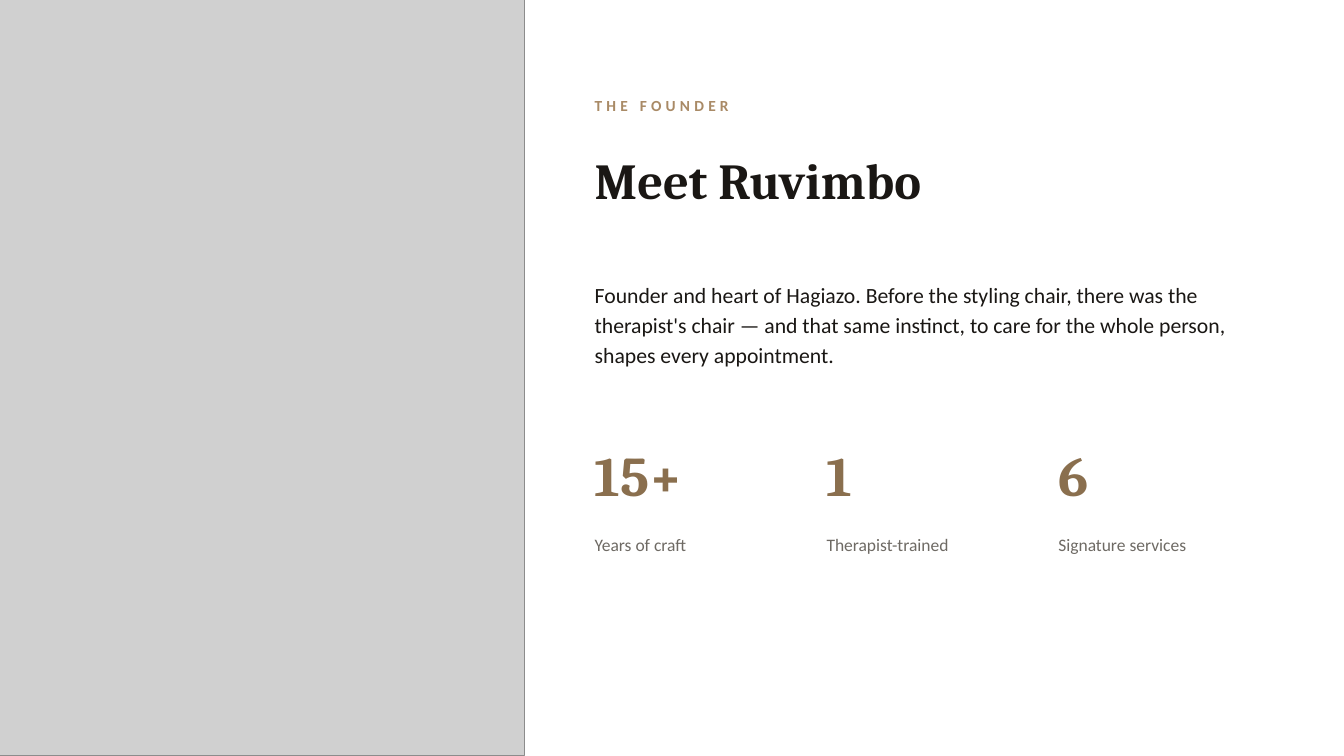
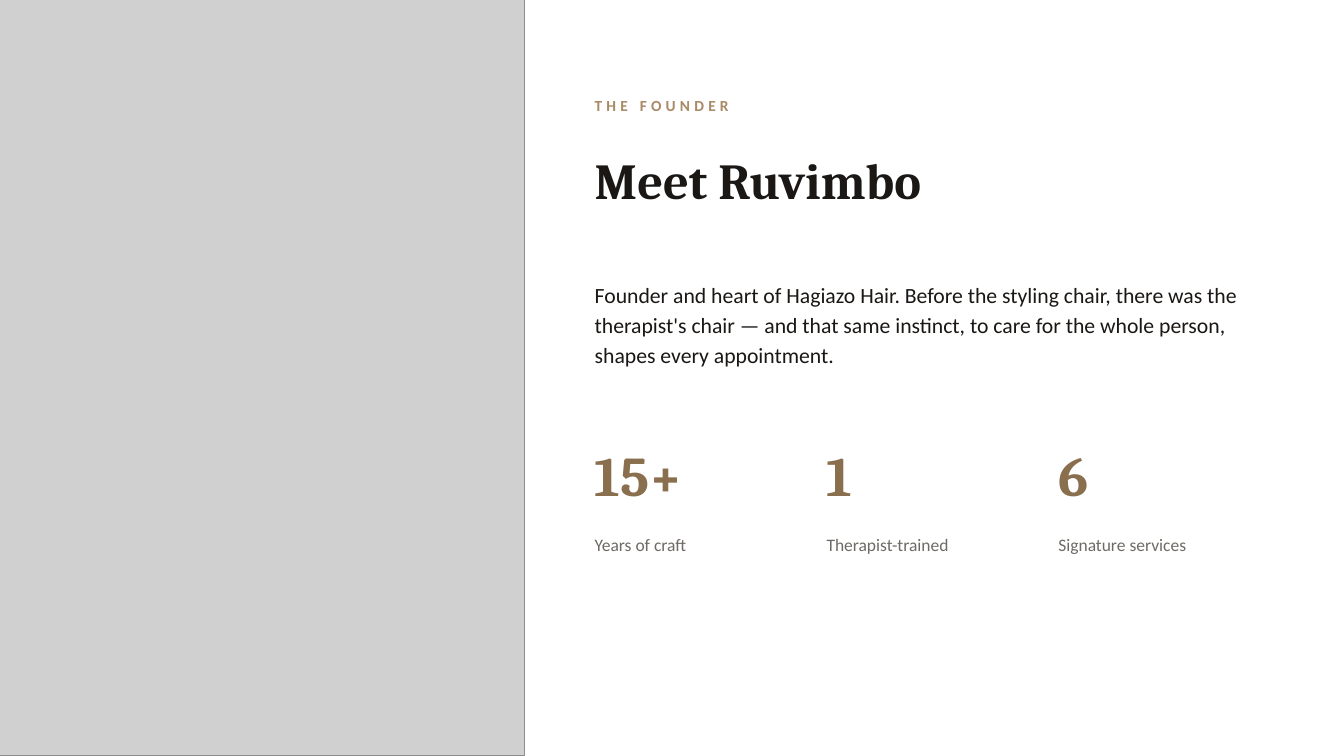
Before and after one commit to elkelvinwilliams/harlow-hair-beauty, a slide deck: slide 6 of business/HAGIAZO_HAIR_Business_Pack.pptx (slide 4 before the commit). Drawn at 1344x756 pixels with LibreOffice and Linux fonts; fonts in the diff are those of the drawing; grey boxes stand for pictures. Boxes give left, top, right and bottom in pixels: in the first picture for what was removed or moved away, otherwise in the second. Text is boxed around its words. In the diff, an @@ line names an element or a change of style, - is before the commit and + after.

```diff
--- a/business/HAGIAZO_HAIR_Business_Pack.pptx
+++ b/business/HAGIAZO_HAIR_Business_Pack.pptx
@@ text at [595,288,1236,367]: text changed @@
-Founder and heart of Hagiazo. Before the styling chair, there was the therapist's chair — and that same instinct, to care for the whole person, shapes every appointment.
+Founder and heart of Hagiazo Hair. Before the styling chair, there was the therapist's chair — and that same instinct, to care for the whole person, shapes every appointment.
```
Also in this commit, not shown: 5 other slides changed, 2 slides added, 4 other files.
